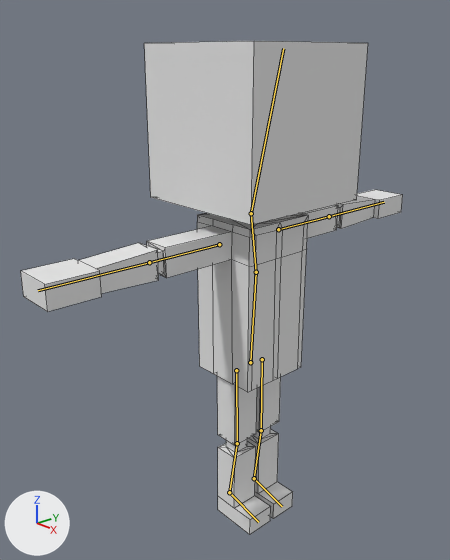
One commit to the Blender file Minion/Assets/Models/SimpleMan2.blend: the scene before it, then after it.
Camera for both pictures: a 50 mm lens placed at (3.02, -2.97, 3.48), pointed at (-0.05, -0.21, 1.99). The lights are fixed; the arrows at lower left show +X, +Y and +Z. The bones that bend it are drawn over the model as lines. Mesh edges are drawn as thin lines.
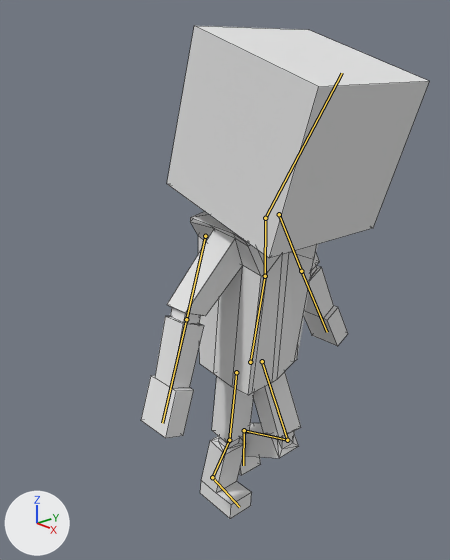
The newer file adds an action. The first version stands in its rest pose; the second is drawn at frame 15 of the action 'Run'.

What differs and where, as boxes (x1, y1, x2, y2) in the pictures (450 x 560 px):
```json
{"object": "Cube.002", "change": "posed", "before": [21, 41, 403, 535], "after": [141, 26, 429, 519], "on screen": "25% narrower"}
{"bone": "UpperLeg.L", "before": "(262, 359) to (261, 430)", "after": "(262, 361) to (287, 440)"}
{"bone": "LowerLeg.L", "before": "(261, 430) to (254, 478)", "after": "(287, 440) to (244, 430)"}
{"bone": "Foot.L", "before": "(254, 478) to (282, 506)", "after": "(244, 430) to (243, 465)"}
{"bone": "Stomach", "before": "(250, 362) to (256, 272)", "after": "(250, 362) to (265, 276)"}
{"bone": "Head", "before": "(251, 213) to (283, 48)", "after": "(265, 218) to (342, 73)"}
{"bone": "UpperArm.L", "before": "(278, 229) to (329, 216)", "after": "(279, 214) to (301, 271)"}
{"bone": "UpperLeg.R", "before": "(236, 370) to (237, 443)", "after": "(236, 372) to (229, 440)"}
{"bone": "LowerLeg.R.001", "before": "(237, 443) to (229, 492)", "after": "(229, 440) to (212, 477)"}
{"bone": "Foot.R.001", "before": "(229, 492) to (258, 522)", "after": "(212, 477) to (239, 507)"}
{"bone": "UpperArm.R", "before": "(219, 244) to (149, 262)", "after": "(205, 236) to (186, 319)"}
```

Edits to the scene script, one JSON object a line:
```json
{"block": "bone_upperleg_l", "where": "bone_upperleg_l = bpy.data.objects['Armature.000'].pose.bones['UpperLeg.L']"}
{"op": "set", "path": "bone_upperleg_l.location", "old": "(0.0, 0.0, 0.0)", "new": "(0.0, 0.016, 0.0)"}
{"op": "set", "path": "bone_upperleg_l.rotation_quaternion", "old": "(1.0, 0.0, 0.0, 0.0)", "new": "(0.979, -0.232, 0.0, 0.0)", "note": "degrees (0, 0, 0) -> degrees (-27, 0, 0)"}
{"block": "bone_lowerleg_l", "where": "bone_lowerleg_l = bpy.data.objects['Armature.000'].pose.bones['LowerLeg.L']  # child of 'UpperLeg.L'"}
{"op": "set", "path": "bone_lowerleg_l.rotation_quaternion", "old": "(1.0, 0.0, 0.0, 0.0)", "new": "(0.679, 0.001, 0.004, 0.681)", "note": "degrees (0, 0, 0) -> degrees (0, 0, 90)"}
{"block": "bone_foot_l", "where": "bone_foot_l = bpy.data.objects['Armature.000'].pose.bones['Foot.L']  # child of 'LowerLeg.L'"}
{"op": "set", "path": "bone_foot_l.rotation_quaternion", "old": "(1.0, 0.0, 0.0, 0.0)", "new": "(0.992, -0.102, -0.004, 0.001)", "note": "degrees (0, 0, 0) -> degrees (-12, 0, 0)"}
{"block": "bone_stomach", "where": "bone_stomach = bpy.data.objects['Armature.000'].pose.bones['Stomach']"}
{"op": "set", "path": "bone_stomach.location", "old": "(0.0, 0.0, 0.0)", "new": "(0.0, 0.004, 0.0)"}
{"op": "set", "path": "bone_stomach.rotation_quaternion", "old": "(1.0, 0.0, 0.0, 0.0)", "new": "(0.998, 0.0, 0.0, -0.062)", "note": "degrees (0, 0, 0) -> degrees (0, 0, -7)"}
{"block": "bone_head", "where": "bone_head = bpy.data.objects['Armature.000'].pose.bones['Head']  # child of 'Chest'"}
{"op": "set", "path": "bone_head.rotation_quaternion", "old": "(1.0, 0.0, 0.0, 0.0)", "new": "(0.996, -0.092, 0.0, 0.0)", "note": "degrees (0, 0, 0) -> degrees (-11, 0, 0)"}
{"block": "bone_upperarm_l", "where": "bone_upperarm_l = bpy.data.objects['Armature.000'].pose.bones['UpperArm.L']"}
{"op": "set", "path": "bone_upperarm_l.location", "old": "(0.0, 0.0, 0.0)", "new": "(-0.039, 0.039, 0.096)"}
{"op": "set", "path": "bone_upperarm_l.rotation_quaternion", "old": "(1.0, 0.0, 0.0, 0.0)", "new": "(0.863, -0.505, 0.0, 0.0)", "note": "degrees (0, 0, 0) -> degrees (-61, 0, 0)"}
{"block": "bone_upperleg_r", "where": "bone_upperleg_r = bpy.data.objects['Armature.000'].pose.bones['UpperLeg.R']"}
{"op": "set", "path": "bone_upperleg_r.location", "old": "(0.0, 0.0, 0.0)", "new": "(0.0, 0.015, 0.0)"}
{"op": "set", "path": "bone_upperleg_r.rotation_quaternion", "old": "(1.0, 0.0, 0.0, 0.0)", "new": "(0.998, 0.067, 0.0, 0.0)", "note": "degrees (0, 0, 0) -> degrees (8, 0, 0)"}
{"block": "bone_lowerleg_r_001", "where": "bone_lowerleg_r_001 = bpy.data.objects['Armature.000'].pose.bones['LowerLeg.R.001']  # child of 'UpperLeg.R'"}
{"op": "set", "path": "bone_lowerleg_r_001.rotation_quaternion", "old": "(1.0, 0.0, 0.0, 0.0)", "new": "(0.998, 0.0, 0.0, 0.064)", "note": "degrees (0, 0, 0) -> degrees (0, 0, 7)"}
{"block": "bone_foot_r_001", "where": "bone_foot_r_001 = bpy.data.objects['Armature.000'].pose.bones['Foot.R.001']  # child of 'LowerLeg.R.001'"}
{"op": "set", "path": "bone_foot_r_001.rotation_quaternion", "old": "(1.0, 0.0, 0.0, 0.0)", "new": "(0.994, 0.104, -0.001, 0.0)", "note": "degrees (0, 0, 0) -> degrees (12, 0, 0)"}
{"block": "bone_upperarm_r", "where": "bone_upperarm_r = bpy.data.objects['Armature.000'].pose.bones['UpperArm.R']"}
{"op": "set", "path": "bone_upperarm_r.location", "old": "(0.0, 0.0, 0.0)", "new": "(0.083, 0.124, 0.0)"}
{"op": "set", "path": "bone_upperarm_r.rotation_quaternion", "old": "(1.0, 0.0, 0.0, 0.0)", "new": "(0.807, 0.0, 0.0, 0.59)", "note": "degrees (0, 0, 0) -> degrees (0, 0, 72)"}
```
